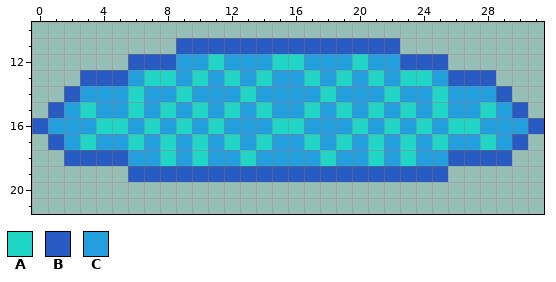
A pixel-art file gets an edit: Assets/Sprites/Ships/Shields/Player_Shield.aseprite. The first picture shows the starting point.
32x32 pixels, 1 frame. Shown: x 0..31, y 10..21.
Palette (. is transparent): A #20d6c7  B #285cc4  C #249fde
Pixels before, first column x 0:
11 .........BBBBBBBBBBBBBB.........
12 ......BBBCCACCCAACCCACCBBB......
13 ...BBBCAACACACACCACACACAACBBB...
14 ..BCCCACCACCCACCCCACCCACCACCCB..
15 .BCACCACACACACACCACACACACACCACB.
16 BCCCAACACACACCCAACCCACACACAACCCB
17 .BCACCACACACACACCACACACACACCACB.
18 ..BBBBCCACACCACCCCACCACACCBBBB..
19 ......BBBBBBBBBBBBBBBBBBBB......
Once edited:
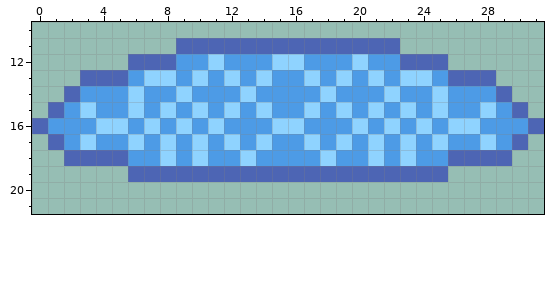
The exact change:
colour A: #20d6c7 -> #8fd3ff
colour B: #285cc4 -> #4d65b4
colour C: #249fde -> #4d9be6
Where, in picture pixels (left, top, right, bottom), the same in both pictures:
changed: (32, 38, 544, 182)
